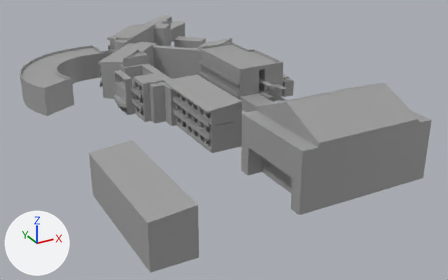
Two versions of the glTF model schoolFes_202510/medias/3ds/sc.glb, one commit apart.
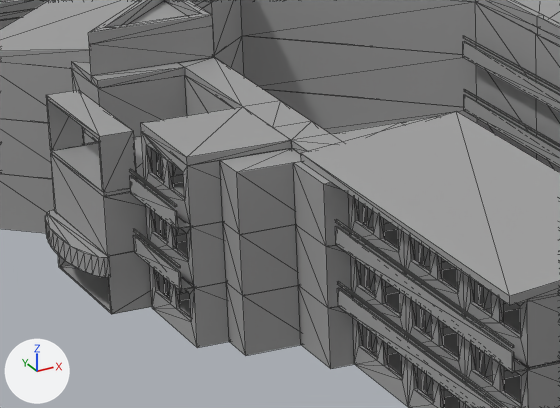
Old and new are each drawn whole from a camera (50 mm lens) standing at (-1.42, -3.29, 1.36) and looking at (0.3, -0.16, -0.21) and again close up on the part from 23% to 49% of the width and 19% to 48% of the height. Arrows for +X, +Y and +Z are at lower left; the lights stay in place. The close-ups show mesh edges as thin lines. Where no turn or scale is listed for an object, it has been applied to the vertices. Vertices at the same position are counted once.

In view in the first close-up: 'Class_Roof', 'Class_Roof.001', 'Classroom.006', 'F1_Entrance', 'F1_WC.001', 'F1_Warehouse', 'F2_Corridor.001', 'F2_Library', 'F2_WC.001', 'F2_Warehouse.001', 'F3_Corridor', 'F3_Entrance_top', 'F3_WC.001', 'F3_Warehouse', 'Roof', 'Roof.001'.
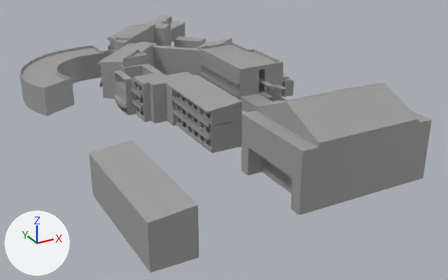
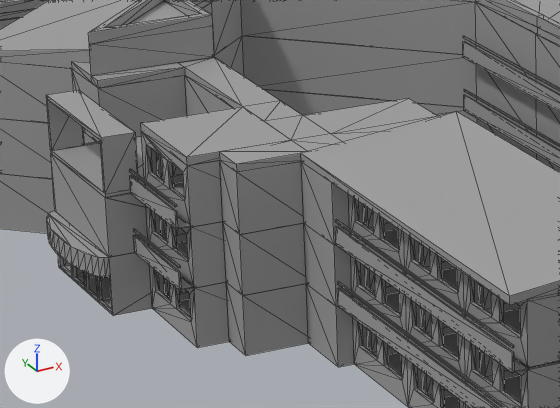
Where the change shows, as pixel boxes [x1, y1, x2, y2] in the close-ups (560 x 408 px):
'Roof.001', reshaped: before [0, 0, 560, 154]; after [0, 0, 560, 172]
'F3_Warehouse', reshaped: before [220, 148, 301, 234]; after [220, 161, 304, 234]
'F2_Warehouse.001', reshaped: before [223, 222, 298, 295]; after [223, 222, 306, 295]
'F1_Warehouse', reshaped: before [226, 282, 301, 355]; after [226, 282, 308, 355]
'F1_Entrance', reshaped: before [58, 251, 152, 314]; after [58, 253, 152, 316]
'F1_WC.001', reshaped: before [298, 285, 354, 369]; after [306, 284, 354, 367]
'F3_WC.001', reshaped: before [293, 162, 350, 247]; after [301, 162, 350, 245]
'F2_WC.001', reshaped: before [296, 225, 352, 308]; after [304, 224, 352, 307]
part 1 of me_平面_043, built on: before [220, 148, 301, 172]
part 2 of me_平面_019, built on: before [293, 162, 348, 369]; after [301, 162, 348, 367]
part 3 of me_平面_098, built on: before [243, 101, 437, 154]; after [219, 98, 437, 172]
part 4 of me_平面_021, built on: before [61, 251, 152, 314]; after [59, 253, 152, 316]

The edits, one by one:
me_平面_043 is used by ob_f1_warehouse; location (-0.074, -0.124, 0.0); rotation (3.142, 0.0, -1.571), in degrees (180, 0, -90); scale (-0.1, -0.1, -0.125).
me_平面_043 had 8 vertices, 12 faces and spanned x -0.5..0.0, y -0.9..0.0, z 0.0..0.6.
me_平面_043 now has 16 vertices, 28 faces and spans x -0.5..0.0, y -0.9..0.0, z 0.0..0.6.
Part 1, on me_平面_043:
2 faces are deleted.
8 vertices are added at x -0.45..-0.05, y -0.85..-0.05, z 0.06..0.6.
18 new faces join them.
me_平面_019 is used by ob_f1_wc_001; location (0.036, -0.174, 0.0); rotation (3.142, 0.0, -1.571), in degrees (180, 0, -90); scale (-0.1, -0.1, -0.125).
me_平面_019 had 8 vertices, 12 faces and spanned x -0.85..0.0, y -1.3..0.3, z 0.0..0.6.
me_平面_019 now has 16 vertices, 28 faces and spans x -0.85..0.0, y -1.2..0.3, z 0.0..0.6.
Part 2, on me_平面_019:
2 vertices are removed from x -0.85..0.0, y -1.3, z 0.6.
7 faces are deleted.
2 vertices move from x -0.85..0.0, y -1.3, z 0.0 to x -0.85..0.0, y -1.2, z 0.0.
10 vertices are added at x -0.85..0.0, y -1.2..0.25, z 0.06..0.6.
23 new faces join them.
me_平面_098 is used by ob_roof_001; location (-0.074, 0.216, 0.235).
me_平面_098 had 193 vertices, 374 faces and spanned x -0.67..0.78, y -0.91..1.09, z -0.08..0.04.
me_平面_098 now has 197 vertices, 382 faces and spans x -0.67..0.78, y -0.91..1.09, z -0.08..0.04.
Part 3, on me_平面_098:
2 vertices are removed from x 0.14, y -0.34, z -0.01..0.0.
15 faces are deleted.
4 vertices in x 0.0..0.05, y -0.29, z -0.01..0.0 move by (0.0, 0.03, 0.0).
6 vertices are added at (-0.09, -0.34, 0.0), (-0.09, -0.39, 0.0), (-0.09, -0.34, -0.01), (-0.09, -0.39, -0.01), (0.19, -0.26, 0.0), (0.19, -0.26, -0.01).
23 new faces join them.
me_平面_021 is used by ob_f1_entrance; location (-0.074, 0.021, 0.0).
me_平面_021 had 20 vertices, 36 faces and spanned x -0.18..0.0, y 0.005..0.19, z 0.0..0.075.
me_平面_021 now has 48 vertices, 91 faces and spans x -0.18..0.0, y 0.0..0.19, z 0.0..0.075.
me_平面_021 part 4: 1 vertex moved from x 0.0, y 0.005, z 0.0 to x 0.0, y 0.0, z 0.0; 5 vertices removed from x -0.18..0.0, y 0.005..0.01, z 0.0..0.075; 33 vertices added at x -0.18..0.0, y 0.0..0.185, z 0.0..0.075.
